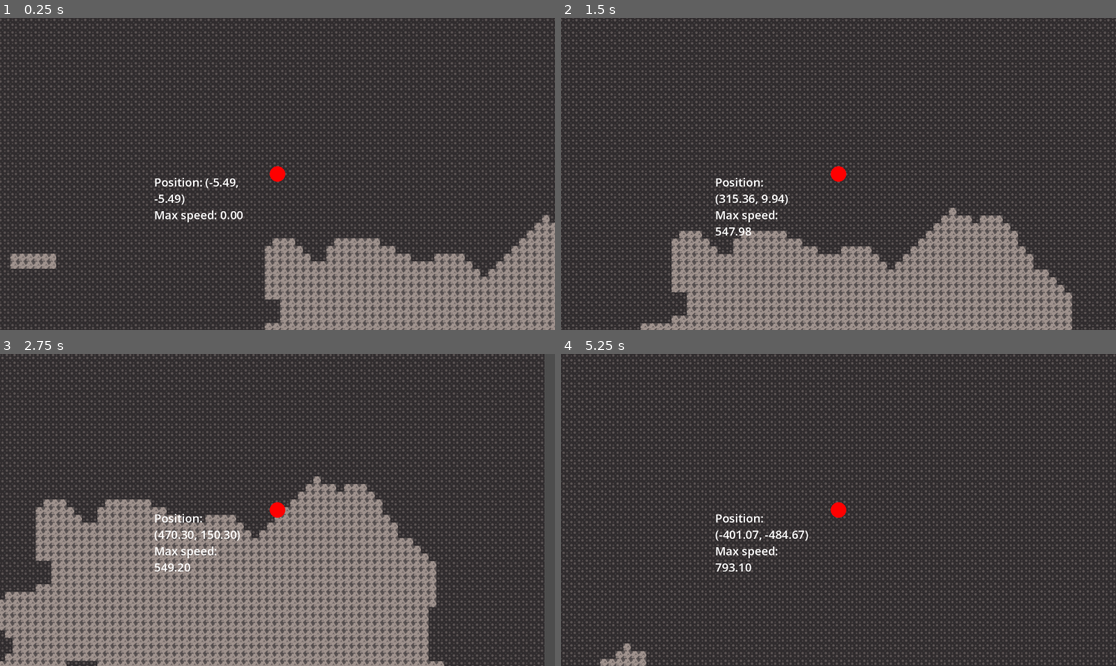
Above: before the commit, frames 1-4 (two rows, left to right).
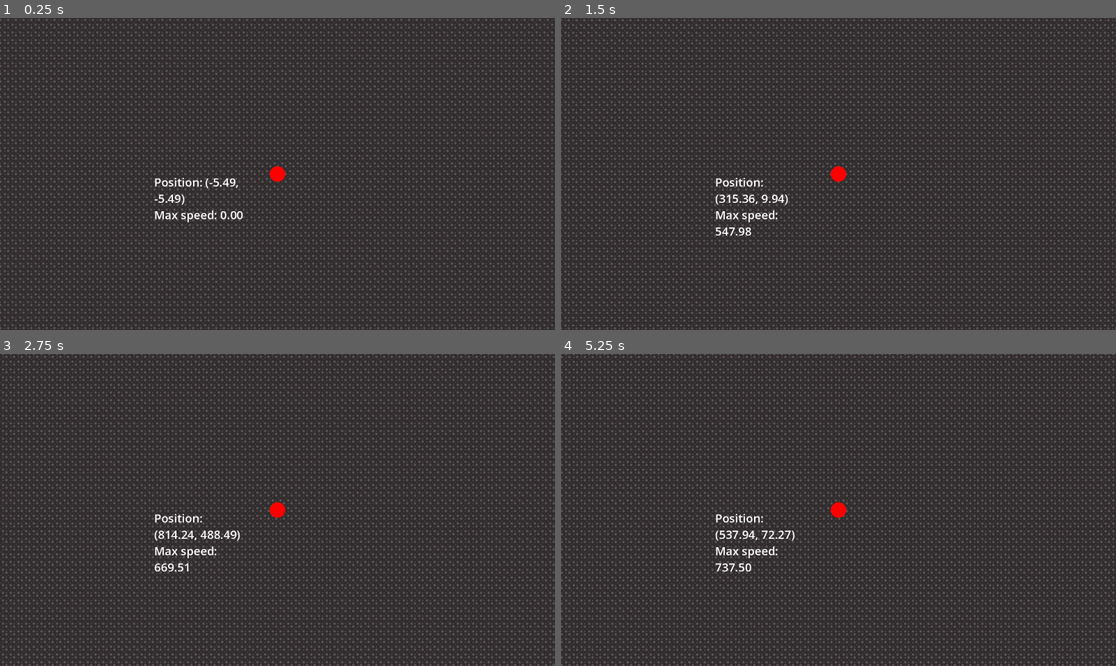
Above: after the commit, the same moments.

Repository: bingecraft-net/sandbox
Game: Godot game, scene res://node_2d.tscn
The game is run twice, just before and just after one commit, with the same random seed, the same clock (stepped at 60 frames per second) and the same inputs.
Inputs:
- Up to frame 1 (0.25 s): no input
- Up to frame 2 (1.5 s): tap Enter at 0.5 s; hold Right (ui_right) 0.53-1.28 s; hold Down (ui_down) from 1.28 s (still down)
- Up to frame 3 (2.75 s): release Down (ui_down) at 2.03 s; hold Right (ui_right) from 2.03 s (still down)
- Up to frame 4 (5.25 s): release Right (ui_right) at 2.78 s; hold Up (ui_up) 2.78-3.53 s; hold Left (ui_left) 3.53-5.03 s; hold Down (ui_down) from 5.03 s (still down)

The runs differ from the first frame. In frame 1, 14% of the frame differs, in the area x 1-100%, y 63-100%; in frame 2, 20%; in frame 3, 49%, in the area x 0-100%, y 0-100%; in frame 4, 28%.

Commit message:
strip it down to just circular subterrain

Diff:
--- a/node_2d.tscn
+++ b/node_2d.tscn
@@ -14,8 +14,6 @@
 script = ExtResource("4_q6r6c")
 
 [node name="SubTerrain" parent="Terrain" unique_id=15364741 instance=ExtResource("3_0hol4")]
-
-[node name="SupTerrain" parent="Terrain" unique_id=206810307 instance=ExtResource("3_0hol4")]
 
 [node name="Ship" type="Node2D" parent="." unique_id=2121773373]
 
--- a/terrain.gd
+++ b/terrain.gd
@@ -1,13 +1,8 @@
 extends Node2D
 
-@export
 var atlas_coords_by_name = {
 	"Empty": Vector2i(0, 0),
 	"Fill": Vector2i(1, 0),
-	"Atmosphere": Vector2i(2, 0),
-
-	"Air": Vector2i(0, 1),
-	"Ore": Vector2i(1, 1),
 }
 
 var chunks = {}
@@ -31,29 +26,14 @@
 		for index in range(chunk_size * chunk_size):
 			var local_cell_coords = Vector2i(index % chunk_size, index / chunk_size)
 			var cell_coords = chunk_size * chunk_coords + local_cell_coords
-			var atlas_coords = sample_subterrain(cell_coords)
+			var atlas_coords = sample(cell_coords)
 			$SubTerrain.set_cell(cell_coords, 0, atlas_coords)
-			if atlas_coords == atlas_coords_by_name.get("Fill"):
-				atlas_coords = sample_supterrain(cell_coords)
-				$SupTerrain.set_cell(cell_coords, 0, atlas_coords)
 		chunks[chunk_coords] = 0
 
 
-func sample_subterrain(cell_coords: Vector2) -> Vector2i:
+func sample(cell_coords: Vector2) -> Vector2i:
 	var name = "Empty"
 	var magnitude = cell_coords.length()
-	if magnitude + 16 * sin(8 * cell_coords.angle()) < 128:
+	if magnitude < 128:
 		name = "Fill"
-	elif magnitude < 128 + 64:
-		name = "Atmosphere"
 	return atlas_coords_by_name.get(name)
-
-var ore_noise = FastNoiseLite.new()
-var ore_iso = 0.2
-
-func sample_supterrain(cell_coords: Vector2) -> Vector2i:
-	var name = "Air"
-	if ore_noise.get_noise_2d(cell_coords.x, cell_coords.y) >= ore_iso:
-		name = "Ore"
-
-	return atlas_coords_by_name.get(name)
--- a/terrain.tscn
+++ b/terrain.tscn
@@ -7,11 +7,6 @@
 0:0/0 = 0
 0:0/0/physics_layer_0/polygon_0/points = PackedVector2Array(-8, -8, 8, -8, 8, 8, -8, 8)
 1:0/0 = 0
-2:0/0 = 0
-2:0/0/physics_layer_0/polygon_0/points = PackedVector2Array(-8, -8, 8, -8, 8, 8, -8, 8)
-0:1/0 = 0
-1:1/0 = 0
-1:1/0/physics_layer_0/polygon_0/points = PackedVector2Array(-8, -8, 8, -8, 8, 8, -8, 8)
 
 [sub_resource type="TileSet" id="TileSet_d21ai"]
 physics_layer_0/collision_layer = 1
